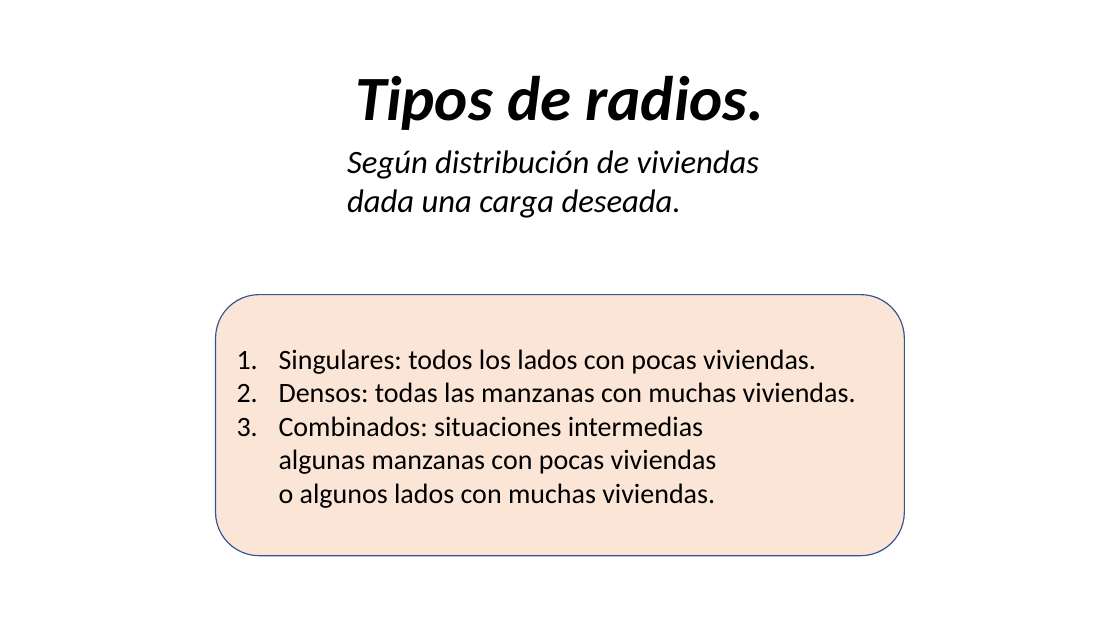
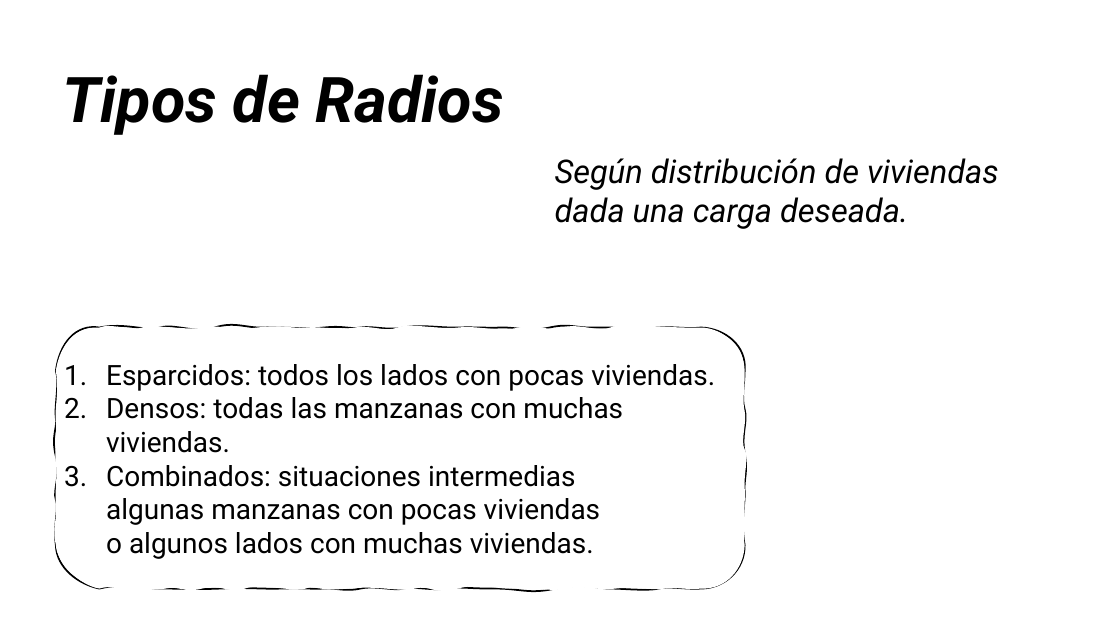
Before and after one commit to neptuso/Charlas, a slide deck: slide 10 of Censo Nacional de Población, Hogares y Viviendas.pptx. Drawn at 1120x630 pixels with LibreOffice and Linux fonts; fonts in the diff are those of the drawing. Boxes give left, top, right and bottom in pixels: in the first picture for what was removed or moved away, otherwise in the second. Text is boxed around its words. In the diff, an @@ line names an element or a change of style, - is before the commit and + after.

```diff
--- a/Censo Nacional de Población, Hogares y Viviendas.pptx
+++ b/Censo Nacional de Población, Hogares y Viviendas.pptx
@@ title at bbox=[63, 74, 504, 135]: text changed; font Calibri to Roboto @@
-Tipos de radios.
+Tipos de Radios
@@ text "Según distribución de viviendas dada ...": place and size @@
-text "Según distribución de viviendas dada ..." at bbox=[347, 150, 760, 218]
+text "Según distribución de viviendas dada ..." at bbox=[555, 158, 999, 229]
@@ text "Según distribución de viviendas dada ..." at bbox=[555, 158, 999, 229]: font Calibri to Roboto @@
@@ rounded rectangle removed at bbox=[216, 295, 905, 556] @@
-1. Singulares: todos los lados con pocas viviendas.
-2. Densos: todas las manzanas con muchas viviendas.
-3. Combinados: situaciones intermedias
-   algunas manzanas con pocas viviendas
-   o algunos lados con muchas viviendas.
@@ freeform shape added at bbox=[56, 328, 745, 589], fill #FFFFFF, outline #000000 1.5 pt, 24 pt, text #000000 @@
+1. Esparcidos: todos los lados con pocas viviendas.
+2. Densos: todas las manzanas con muchas viviendas.
+3. Combinados: situaciones intermedias
+   algunas manzanas con pocas viviendas
+   o algunos lados con muchas viviendas.
```
Also in this commit, not shown: 9 other slides changed, 1 slide added.
